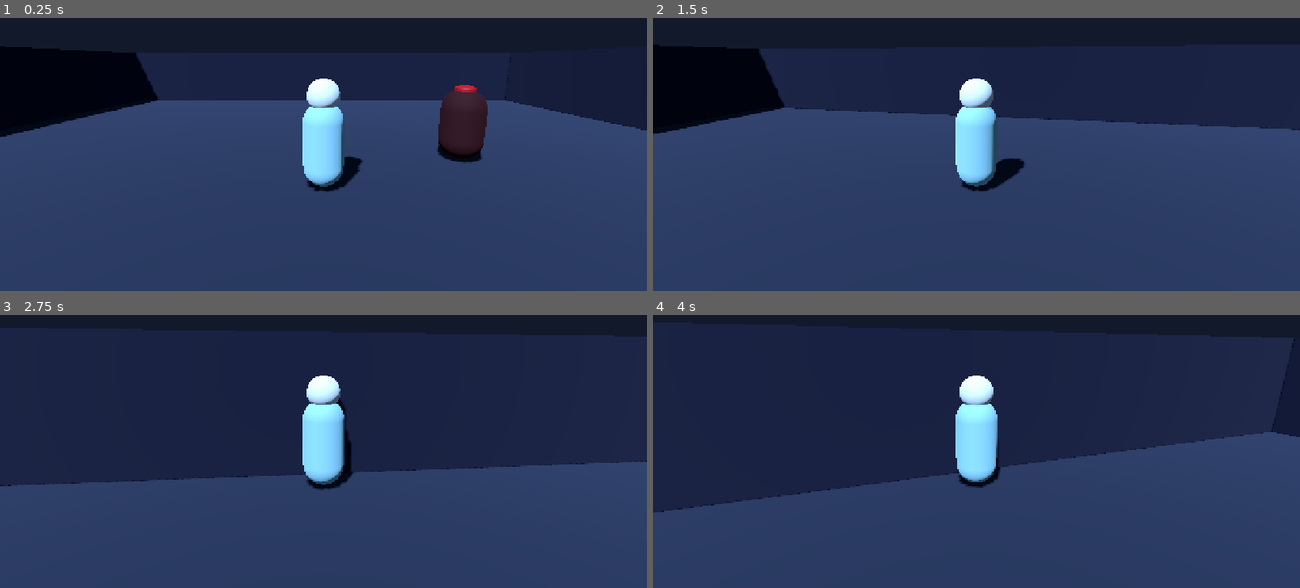
Above: before the commit, frames 1-4 (two rows, left to right).
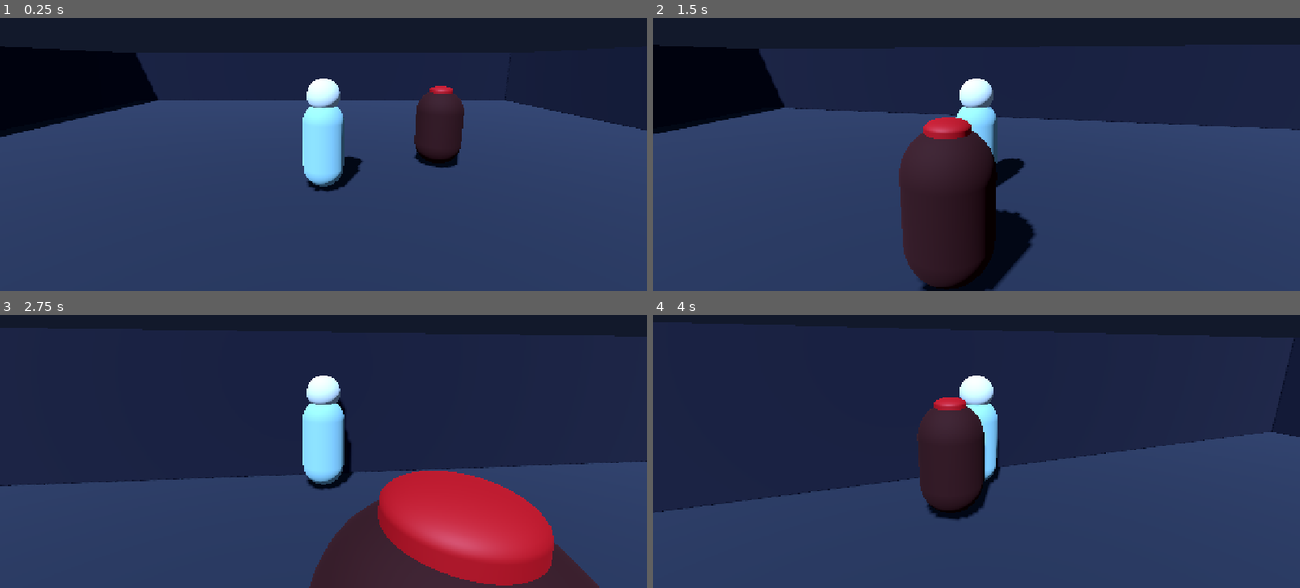
Above: after the commit, the same moments.

Repository: God-of-Bugs/BLOOMKEEPER-
Game: Godot game, scene res://scenes/Main.tscn
Two runs of this game, one before a commit and one after it. Both use one fixed random seed, a clock stepped at 60 frames per second and the inputs below.
Inputs (mouse positions are in pixels of both pictures, inside the frame that each line leads up to):
- Up to frame 1 (0.25 s): no input
- Up to frame 2 (1.5 s): tap Enter at 0.5 s; move the mouse to (1008, 108) at 0.52 s; hold W (move_forward) from 0.53 s (still down); tap Shift (dash) at 0.6, 1.35 s; click (1008, 108) at 0.67 s; move the mouse to (944, 110) at 1.27 s
- Up to frame 3 (2.75 s): keep holding W (move_forward); move the mouse to (336, 399) at 2.02 s; tap Shift (dash) at 2.1 s
- Up to frame 4 (4 s): keep holding W (move_forward); move the mouse to (970, 413) at 2.77 s; tap Shift (dash) at 2.85, 3.6 s; click (970, 413) at 2.92 s; move the mouse to (1021, 410) at 3.52 s

The runs differ from the first frame. In frame 1, 2.2% of the frame differs, in the area x 64-76%, y 24-56%; in frame 2, 9.3%; in frame 3, 13%, in the area x 47-93%, y 57-100%; in frame 4, 4.0%.

Commit message:
Phase 4: Complete Prowler scene, collision, state machine and chase AI

Diff:
--- a/scenes/Prowler.tscn
+++ b/scenes/Prowler.tscn
@@ -1,4 +1,6 @@
-[gd_scene load_steps=5 format=3]
+[gd_scene load_steps=6 format=3]
+
+[ext_resource type="Script" path="res://scripts/prowler.gd" id="1_prowler"]
 
 [sub_resource type="CapsuleShape3D" id="CapsuleShape_prowler"]
 radius = 0.55
@@ -20,6 +22,7 @@
 [node name="Prowler" type="CharacterBody3D"]
 collision_layer = 4
 collision_mask = 3
+script = ExtResource("1_prowler")
 
 [node name="CollisionShape3D" type="CollisionShape3D" parent="."]
 position = Vector3(0, 0.95, 0)
--- a/scripts/player.gd
+++ b/scripts/player.gd
@@ -19,6 +19,7 @@
 
 
 func _ready() -> void:
+	add_to_group("player")
 	_register_move_action("move_forward", KEY_W)
 	_register_move_action("move_back", KEY_S)
 	_register_move_action("move_left", KEY_A)
--- /dev/null
+++ b/scripts/prowler.gd
@@ -0,0 +1,56 @@
+class_name BloomkeeperProwler
+extends CharacterBody3D
+
+enum State { AGGRESSIVE, CALMING, PACIFIED }
+
+@export var state: State = State.AGGRESSIVE
+@export var chase_speed: float = 3.2
+@export var turn_speed: float = 8.0
+@export var stopping_distance: float = 1.05
+
+var target_player: Node3D = null
+
+
+func _ready() -> void:
+	add_to_group("creatures")
+	add_to_group("prowlers")
+
+
+func _physics_process(delta: float) -> void:
+	if not is_on_floor():
+		velocity.y -= get_gravity().length() * delta
+	else:
+		velocity.y = 0.0
+
+	match state:
+		State.AGGRESSIVE:
+			_process_chase(delta)
+		State.CALMING, State.PACIFIED:
+			velocity.x = 0.0
+			velocity.z = 0.0
+
+	move_and_slide()
+
+
+func _process_chase(delta: float) -> void:
+	if not is_instance_valid(target_player):
+		target_player = get_tree().get_first_node_in_group("player") as Node3D
+
+	if not target_player:
+		velocity.x = 0.0
+		velocity.z = 0.0
+		return
+
+	var diff: Vector3 = target_player.global_position - global_position
+	diff.y = 0.0
+	var dist: float = diff.length()
+
+	if dist > stopping_distance:
+		var dir: Vector3 = diff / dist
+		velocity.x = dir.x * chase_speed
+		velocity.z = dir.z * chase_speed
+		var target_yaw: float = atan2(-dir.x, -dir.z)
+		rotation.y = lerp_angle(rotation.y, target_yaw, turn_speed * delta)
+	else:
+		velocity.x = 0.0
+		velocity.z = 0.0
